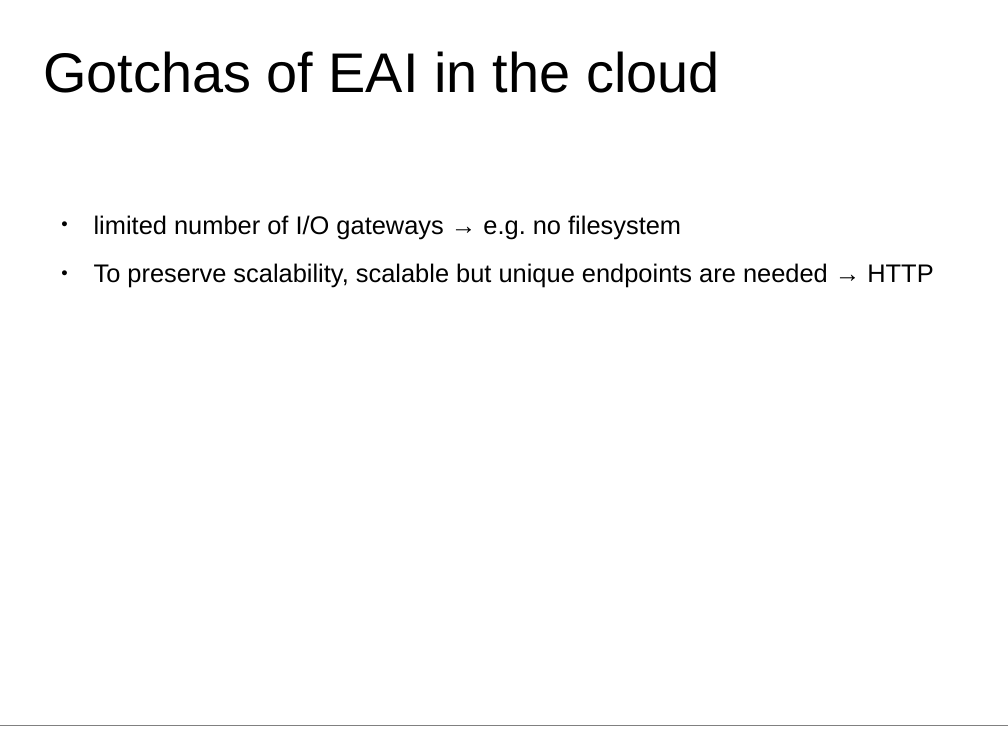
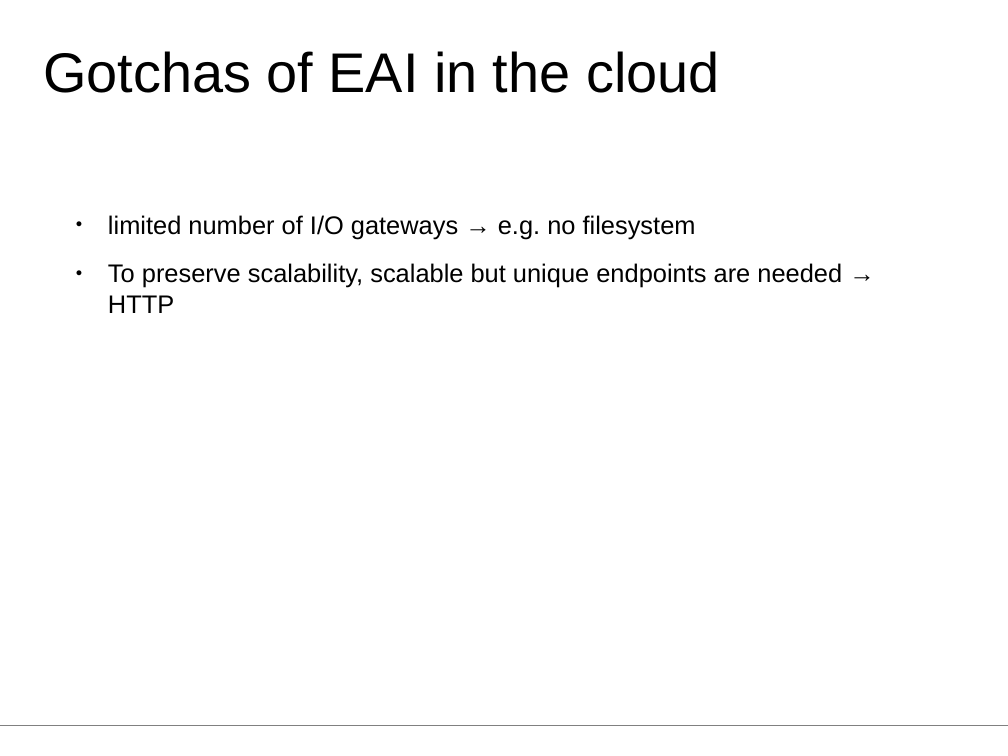
Before and after one commit to aheusingfeld/javaone2012, a slide deck: slide 12 of slides/eai-slides.odp (slide 9 before the commit). Drawn at 1008x756 pixels with LibreOffice and Linux fonts; fonts in the diff are those of the drawing. Boxes give left, top, right and bottom in pixels: in the first picture for what was removed or moved away, otherwise in the second. Text is boxed around its words. In the diff, an @@ line names an element or a change of style, - is before the commit and + after.

```diff
--- a/slides/eai-slides.odp
+++ b/slides/eai-slides.odp
@@ text "limited number of I/O gateways ..." rewrapped from box(94, 215, 933, 288) to box(108, 215, 842, 313) @@
```
Also in this commit, not shown: 6 other slides changed, 6 slides added, 2 slides removed, 1 other file.
